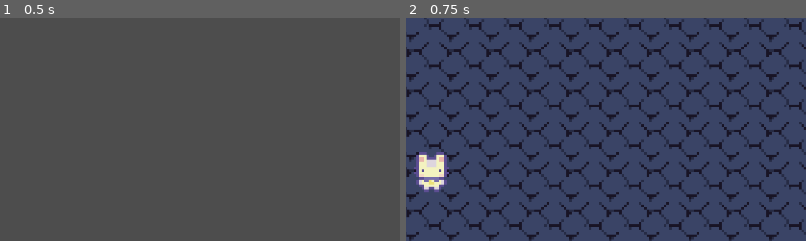
Above: before the commit, frames 1-2 (left to right).
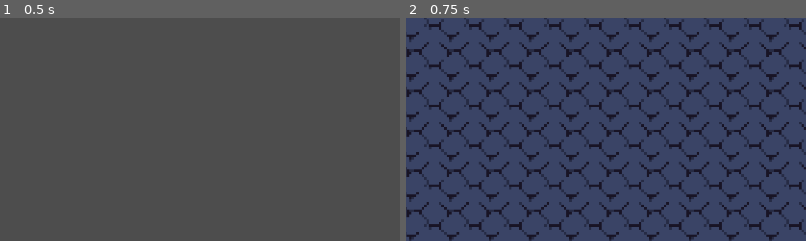
Above: after the commit, the same moments.

Repository: comesweetmind/cop_sooter
Game: Godot game, scene res://menu.tscn
Two runs of this game, one before a commit and one after it. Both use one fixed random seed, a clock stepped at 60 frames per second and the inputs below.
Inputs:
- Up to frame 1 (0.5 s): no input
- Up to frame 2 (0.75 s): click "Play" at 0.5 s
The pictures show only the part of the screen within x 42-92%, y 48-98%; the shares and areas given below are measured in that part.

Frame 1 is identical in both runs. In frame 2, 1.2% of the frame differs, in the area x 2-11%, y 60-79%.

Commit message:
beffore state machine

Diff:
--- a/Charster/player.gd
+++ b/Charster/player.gd
@@ -1,11 +1,78 @@
 extends CharacterBody2D
+
+@onready var animated = $AnimatedSprite2D
+
+const WALK = 100
+const RUN = 150
+const DASH = 250
+const JUMP_VELOCITY = -300
+const GRAVITY = 1200
+
+var is_dashing = false
+var SPEED = WALK
+
+#enum States {WALK,RUN,DASH}
 
 
 # Called when the node enters the scene tree for the first time.
 func _ready() -> void:
-	print("hi")
+	pass
+
+func _physics_process(delta):
+	if is_dashing:
+		return
+
+	var input_vector = Vector2.ZERO
+
+	if Input.is_action_pressed("run"):
+		SPEED = RUN
+	else :
+		SPEED = WALK
+
+	if Input.is_action_pressed("walk_left"):
+		input_vector.x = -1
+	if Input.is_action_pressed("walk_right"):
+		input_vector.x = 1
+	if Input.is_action_pressed("walk_up"):
+		input_vector.y = -1
+	if Input.is_action_pressed("walk_down"):
+		input_vector.y = 1
+
+
+
+	input_vector = input_vector.normalized()  # Щоб по діагоналі не бігав швидше
+
+	velocity = input_vector * SPEED
+
+	# input_vector.x / y і т.д.
+
+	if input_vector.y < 0:
+		animated.play("Walk_top")
+	elif input_vector.y > 0:
+		animated.play("Walk_bottom")
+	elif input_vector.x < 0:
+		animated.play("Walk_left")
+	elif input_vector.x > 0:
+		animated.play("Walk_right")
+	else:
+		animated.stop()
+
+	if Input.is_action_just_pressed("dash"):
+		is_dashing = true
+		SPEED = DASH
+		animated.play("Dash")
+
+
+	move_and_slide()
 
 
 # Called every frame. 'delta' is the elapsed time since the previous frame.
 func _process(delta: float) -> void:
 	pass
+
+
+
+func _on_animated_sprite_2d_animation_finished() -> void:
+	print("hi")
+	is_dashing = false
+	animated.play("Idle")
--- a/Charster/player.tscn
+++ b/Charster/player.tscn
@@ -1,11 +1,28 @@
-[gd_scene load_steps=22 format=3 uid="uid://bctf3qxccuqbb"]
+[gd_scene load_steps=27 format=3 uid="uid://bctf3qxccuqbb"]
 
 [ext_resource type="Texture2D" uid="uid://dq7yj7xvhdtk3" path="res://Assets/characters/basic_charakter_spritesheet.png" id="1_hidel"]
 [ext_resource type="Script" uid="uid://bhouqy4gaca03" path="res://Charster/player.gd" id="1_jlyk1"]
+[ext_resource type="Texture2D" uid="uid://drelcqvo21jdg" path="res://Assets/characters/Free Chicken Sprites.png" id="2_emuj7"]
 
 [sub_resource type="RectangleShape2D" id="RectangleShape2D_jlyk1"]
 size = Vector2(14, 16)
 
+[sub_resource type="AtlasTexture" id="AtlasTexture_wx8qk"]
+atlas = ExtResource("2_emuj7")
+region = Rect2(0, 16, 16, 16)
+
+[sub_resource type="AtlasTexture" id="AtlasTexture_qq6o3"]
+atlas = ExtResource("2_emuj7")
+region = Rect2(16, 16, 16, 16)
+
+[sub_resource type="AtlasTexture" id="AtlasTexture_14tlr"]
+atlas = ExtResource("2_emuj7")
+region = Rect2(32, 16, 16, 16)
+
+[sub_resource type="AtlasTexture" id="AtlasTexture_jjg3u"]
+atlas = ExtResource("2_emuj7")
+region = Rect2(48, 16, 16, 16)
+
 [sub_resource type="AtlasTexture" id="AtlasTexture_emuj7"]
 atlas = ExtResource("1_hidel")
 region = Rect2(0, 0, 48, 48)
@@ -78,6 +95,23 @@
 animations = [{
 "frames": [{
 "duration": 1.0,
+"texture": SubResource("AtlasTexture_wx8qk")
+}, {
+"duration": 1.0,
+"texture": SubResource("AtlasTexture_qq6o3")
+}, {
+"duration": 1.0,
+"texture": SubResource("AtlasTexture_14tlr")
+}, {
+"duration": 1.0,
+"texture": SubResource("AtlasTexture_jjg3u")
+}],
+"loop": false,
+"name": &"Dash",
+"speed": 8.0
+}, {
+"frames": [{
+"duration": 1.0,
 "texture": SubResource("AtlasTexture_emuj7")
 }],
 "loop": true,
@@ -161,5 +195,7 @@
 
 [node name="AnimatedSprite2D" type="AnimatedSprite2D" parent="."]
 sprite_frames = SubResource("SpriteFrames_fqvca")
-animation = &"Walk_bottom"
+animation = &"Dash"
 autoplay = "Idle"
+
+[connection signal="animation_finished" from="AnimatedSprite2D" to="." method="_on_animated_sprite_2d_animation_finished"]
